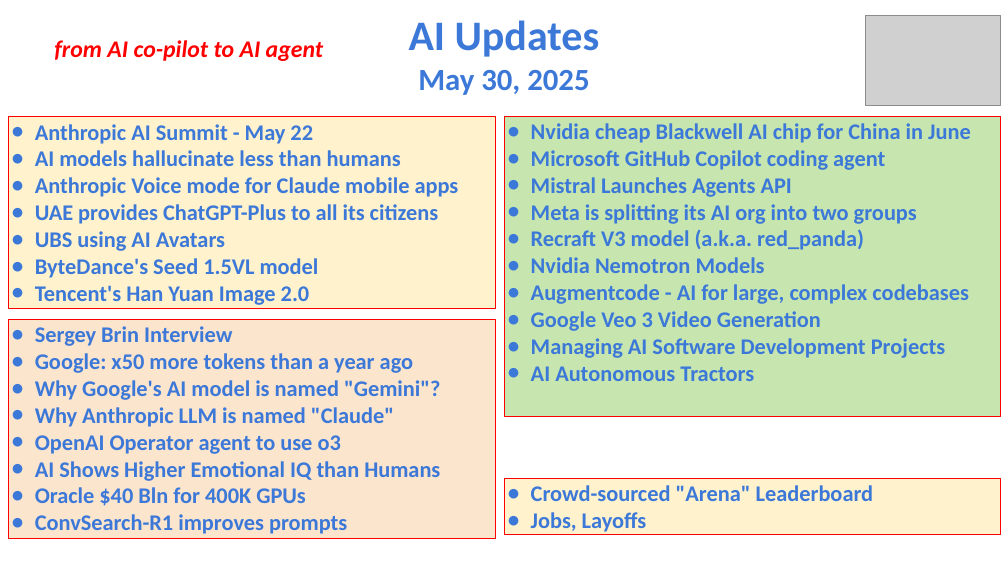
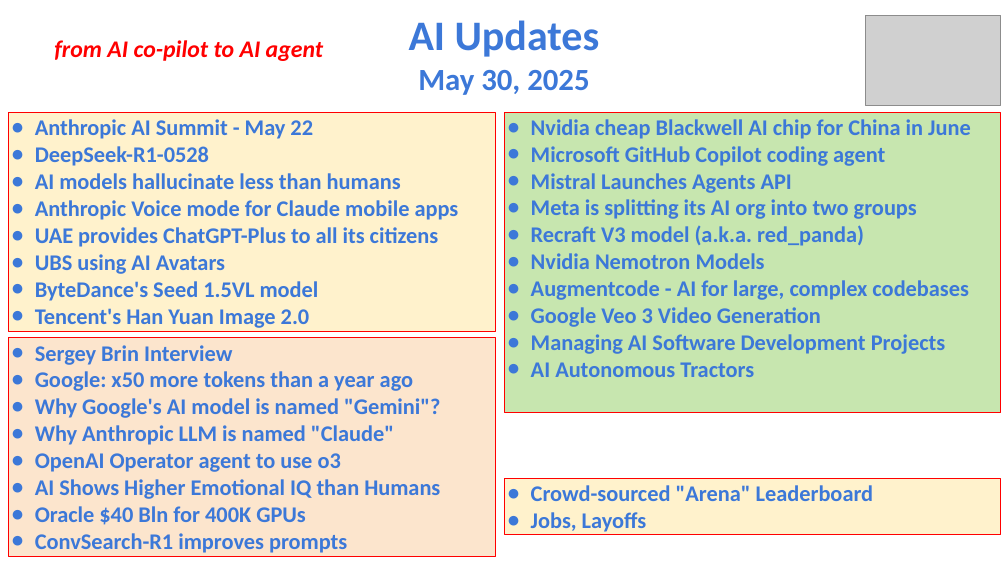
Before and after one commit to lselector/seminar, a slide deck: slide 1 of 2025/2025-05-30-AI-Updates.pptx. Drawn at 1008x567 pixels with LibreOffice and Linux fonts; fonts in the diff are those of the drawing; grey boxes stand for pictures. Boxes give left, top, right and bottom in pixels: in the first picture for what was removed or moved away, otherwise in the second. Text is boxed around its words. In the diff, an @@ line names an element or a change of style, - is before the commit and + after.

```diff
--- a/2025/2025-05-30-AI-Updates.pptx
+++ b/2025/2025-05-30-AI-Updates.pptx
@@ rectangle "Anthropic AI Summit - May ...": place and size @@
-rectangle "Anthropic AI Summit - May ..." at (9, 117, 496, 309)
+rectangle "Anthropic AI Summit - May ..." at (9, 113, 496, 332)
@@ rectangle "Nvidia cheap Blackwell AI chip ...": place and size @@
-rectangle "Nvidia cheap Blackwell AI chip ..." at (505, 116, 1001, 416)
+rectangle "Nvidia cheap Blackwell AI chip ..." at (505, 112, 1001, 412)
@@ text in rectangle at (35, 146, 209, 166): paragraph added @@
+● DeepSeek-R1-0528
@@ rectangle "Sergey Brin Interview": place and size @@
-rectangle "Sergey Brin Interview" at (9, 320, 496, 538)
+rectangle "Sergey Brin Interview" at (9, 338, 496, 556)
```
Also in this commit, not shown: 9 other slides changed, 2 slides added, 1 slide removed.
